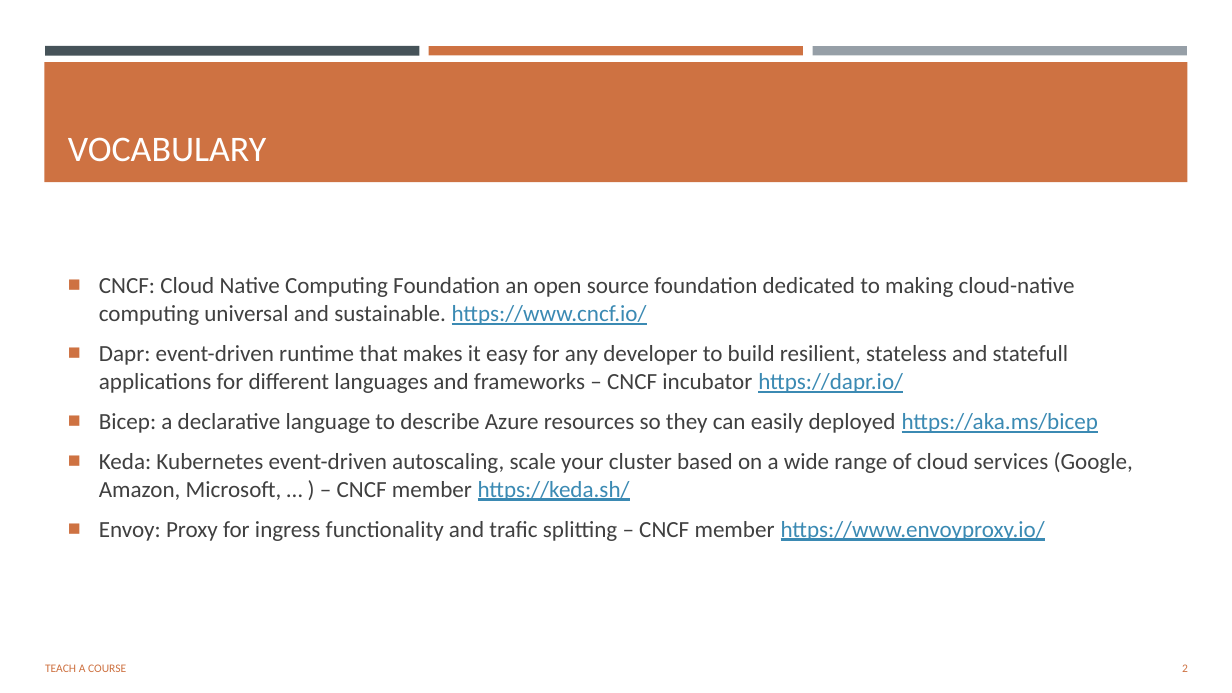
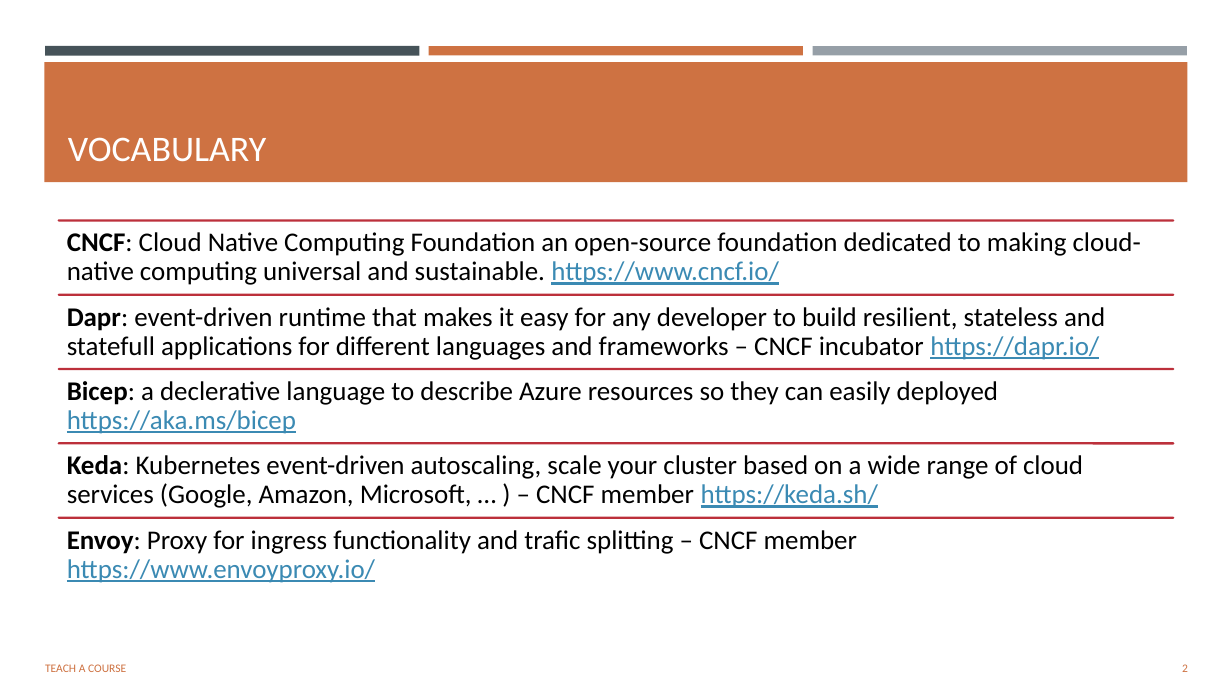
Before and after one commit to msjonathan/aca-demo, a slide deck: slide 2 of presentation/Application Container Apps.pptx. Drawn at 1232x693 pixels with LibreOffice and Linux fonts; fonts in the diff are those of the drawing. Boxes give left, top, right and bottom in pixels: in the first picture for what was removed or moved away, otherwise in the second. Text is boxed around its words. In the diff, an @@ line names an element or a change of style, - is before the commit and + after.

Commit message:
adapt powerpoint with vocabulary

```diff
--- a/presentation/Application Container Apps.pptx
+++ b/presentation/Application Container Apps.pptx
@@ text removed at box(99, 277, 1133, 541) @@
-■ CNCF: Cloud Native Computing Foundation an open source foundation dedicated to making cloud-native computing universal and sustainable. https://www.cncf.io/
-■ Dapr: event-driven runtime that makes it easy for any developer to build resilient, stateless and statefull applications for different languages and frameworks – CNCF incubator https://dapr.io/
-■ Bicep: a declarative language to describe Azure resources so they can easily deployed https://aka.ms/bicep
-■ Keda: Kubernetes event-driven autoscaling, scale your cluster based on a wide range of cloud services (Google, Amazon, Microsoft, … ) – CNCF member https://keda.sh/
-■ Envoy: Proxy for ingress functionality and trafic splitting – CNCF member https://www.envoyproxy.io/
@@ group added at box(59, 221, 1174, 583): 5 lines, 5 texts @@
+CNCF: Cloud Native Computing Foundation an open-source foundation dedicated to making cloud-native computing universal and sustainable. https://www.cncf.io/
+Dapr: event-driven runtime that makes it easy for any developer to build resilient, stateless and statefull applications for different languages and frameworks – CNCF incubator https://dapr.io/
+Bicep: a declerative language to describe Azure resources so they can easily deployed https://aka.ms/bicep
+Keda: Kubernetes event-driven autoscaling, scale your cluster based on a wide range of cloud services (Google, Amazon, Microsoft, … ) – CNCF member https://keda.sh/
+Envoy: Proxy for ingress functionality and trafic splitting – CNCF member https://www.envoyproxy.io/
```
Also in this commit, not shown: 7 other slides changed, 5 slides added, 9 slides removed, 2 other files.
